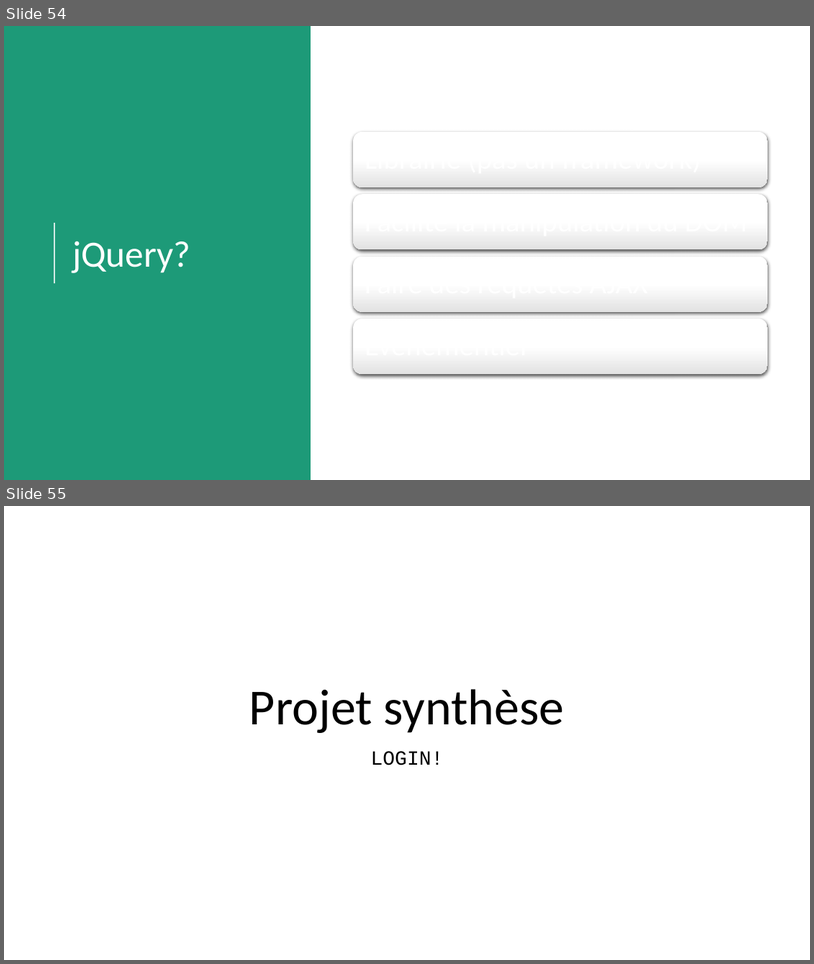
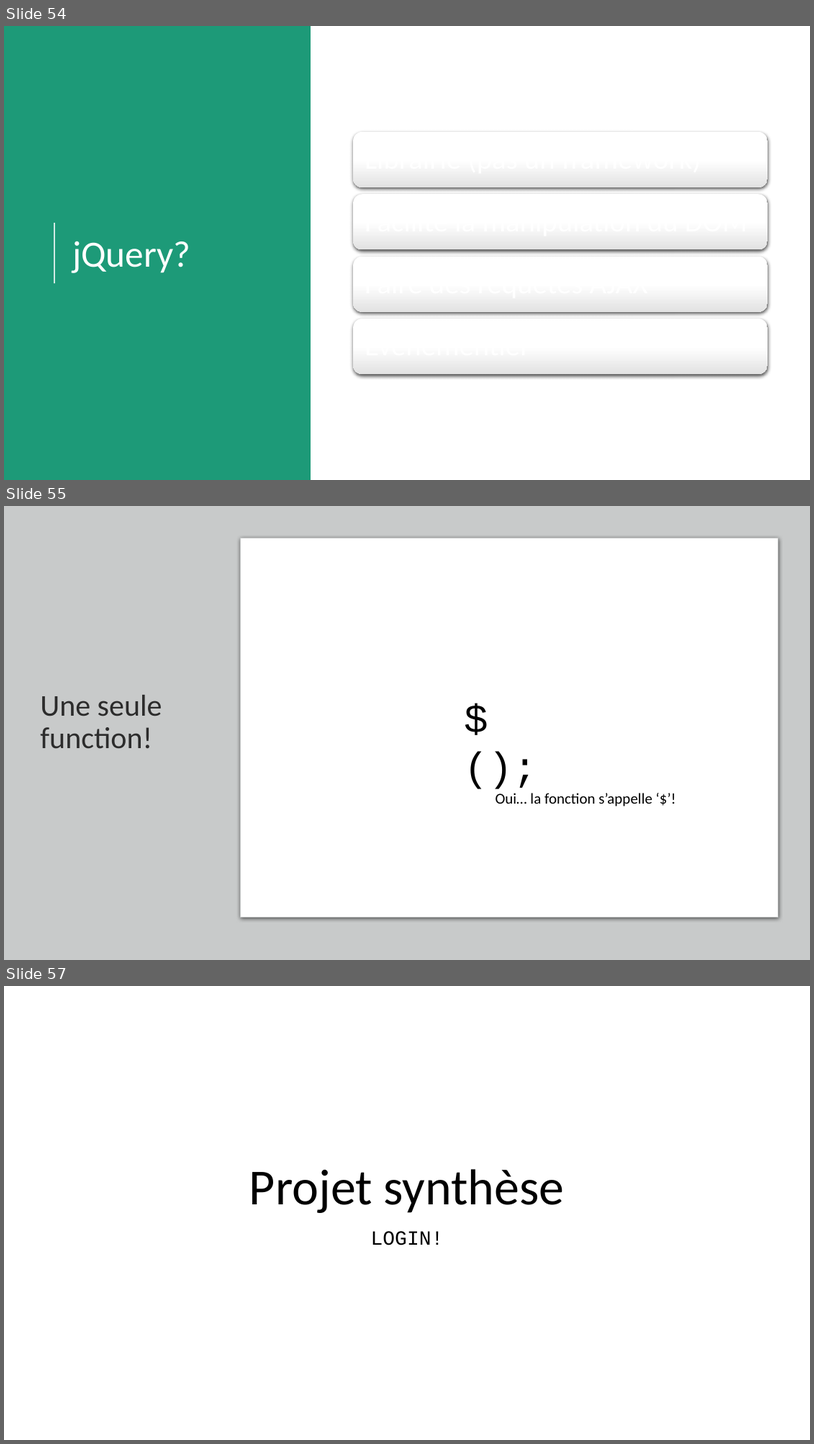
Before and after one commit to fragmatyc/SAAQ, a slide deck: JavaScript/1. Présentation/Cours JS - v1.0.pptx. Shown one above the other, each under a label of ours: slides 54 and 55 before the commit, slides 54, 55 and 57 after it; the slides between them are not shown. The pictures are 814x964 and 814x1444 pixels, drawn with LibreOffice and Linux fonts; fonts in the diff are those of the drawing. Boxes give left, top, right and bottom in pixels: in the first picture for what was removed or moved away, otherwise in the second. Text is boxed around its words. In the diff, an @@ line names an element or a change of style, - is before the commit and + after.

```diff
--- a/JavaScript/1. Présentation/Cours JS - v1.0.pptx
+++ b/JavaScript/1. Présentation/Cours JS - v1.0.pptx
@@ slide 55 added at (4,506,810,960), background #E7E6E6 @@
@@ rectangle added at (4,506,810,960), fill #C8CACA @@
@@ rounded rectangle added at (241,538,779,917), fill #FFFFFF, outline #C8CACA 0.75 pt @@
@@ title added at (40,695,162,749), 36 pt, text #2C2C2C @@
+Une seule function!
@@ text added at (459,690,561,744), 48 pt, text #000000 @@
+$();
@@ text added at (496,793,653,806), 18 pt, text #000000 @@
+Oui… la fonction s’appelle ‘$’!
@@ what was slide 55 is now slide 57 @@
```
Also in this commit, not shown: 1 slide changed, 1 other slide added, 16 other files.
